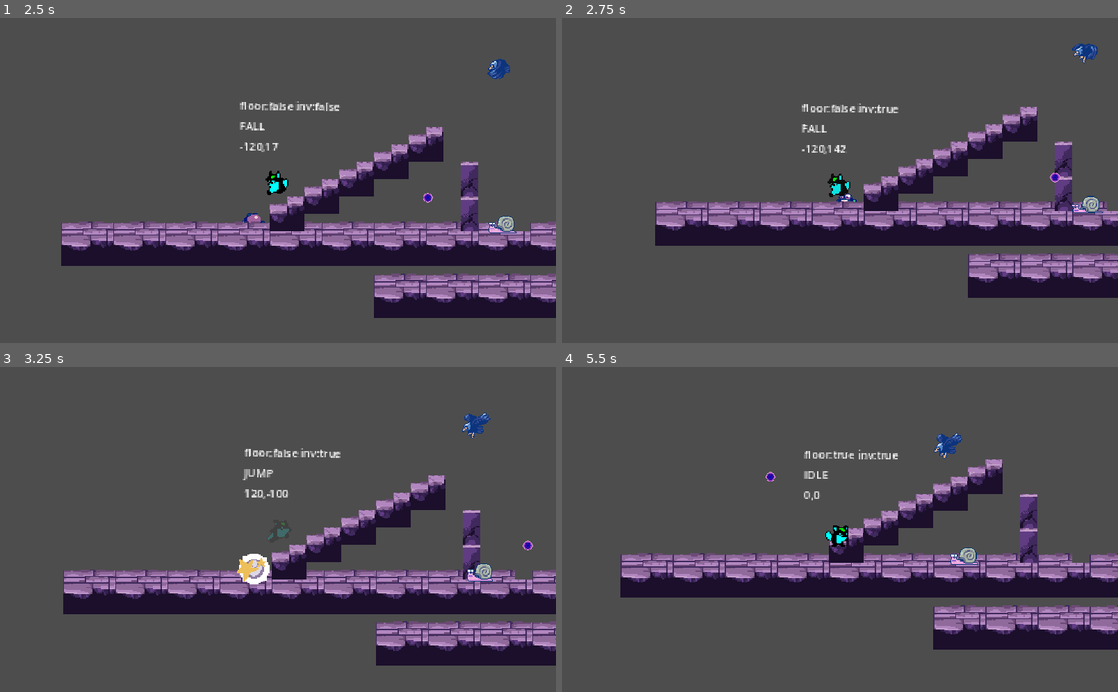
Above: before the commit, frames 1-4 (two rows, left to right).
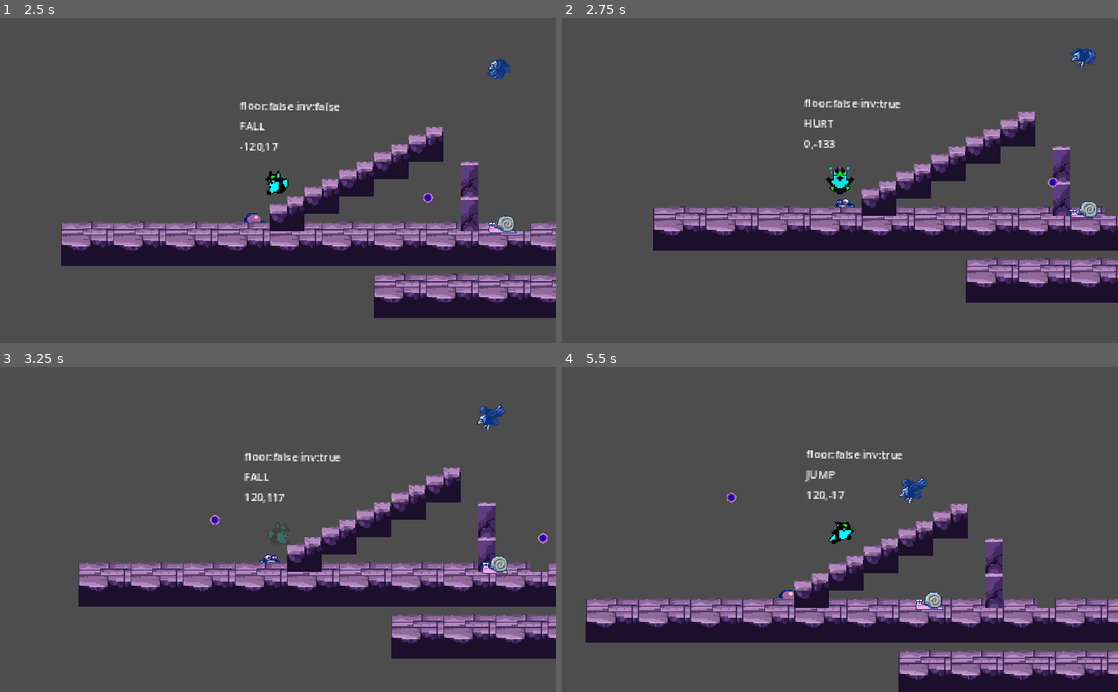
Above: after the commit, the same moments.

Repository: eugencic/PookieGame
Game: Godot game, scene res://level_base/level_base.tscn
The game is run twice, just before and just after one commit, with the same random seed, the same clock (stepped at 60 frames per second) and the same inputs. The project has no main scene, so this scene is started directly.
Inputs (mouse positions are in pixels of both pictures, inside the frame that each line leads up to):
- Up to frame 1 (2.5 s): move the mouse to (400, 164) at 0.52 s; hold D (right) 0.53-2.03 s; tap Space (jump) at 0.6, 0.77, 1.07, 1.52, 1.55, 1.82, 2.1 s; move the mouse to (166, 196) at 1.27 s; click (166, 196) at 1.35 s; move the mouse to (333, 109) at 2.02 s; hold A (left) from 2.03 s (still down)
- Up to frame 2 (2.75 s): keep holding A (left)
- Up to frame 3 (3.25 s): move the mouse to (250, 594) at 2.77 s; release A (left) at 2.78 s; hold D (right) from 2.78 s (still down); click (250, 594) at 2.85 s; tap Space (jump) at 3.02, 3.05 s
- Up to frame 4 (5.5 s): tap Space (jump) at 3.32, 3.6, 3.77, 4.07, 4.52, 4.55, 4.82, 5.1 s; move the mouse to (1006, 578) at 3.52 s; move the mouse to (673, 480) at 4.27 s; release D (right) at 4.28 s; hold A (left) 4.28-5.03 s; click (673, 480) at 4.35 s; move the mouse to (867, 529) at 5.02 s; hold D (right) from 5.03 s (still down)

Frame 1 is identical in both runs. In frame 2, 14% of the frame differs, in the area x 16-100%, y 7-88%; in frame 3, 18%; in frame 4, 34%, in the area x 4-100%, y 20-100%.

Commit message:
add player hurt state

Diff:
--- a/player/player.gd
+++ b/player/player.gd
@@ -9,12 +9,13 @@
 @onready var shooter = $Shooter
 @onready var animation_player_invincible = $AnimationPlayerInvincible
 @onready var invincible_timer = $InvincibleTimer
+@onready var hurt_timer = $HurtTimer
 
 const GRAVITY: float = 500.0
 const RUN_SPEED: float = 120.0
 const MAX_FALL: float = 400.0
-const HURT_TIME: float = 0.3
 const JUMP_VELOCITY: float = -200.0
+const HURT_JUMP_VELOCITY: Vector2 = Vector2(0, -150.0)
 
 enum PLAYER_STATE { IDLE, RUN, JUMP, FALL, HURT }
 
@@ -47,6 +48,9 @@
 		shooter.shoot(Vector2.RIGHT)
 
 func get_input() -> void:
+	if _state == PLAYER_STATE.HURT:
+		return
+
 	velocity.x = 0
 
 	if Input.is_action_pressed("left") == true:
@@ -63,7 +67,6 @@
 	velocity.y = clampf(velocity.y, JUMP_VELOCITY, MAX_FALL)
 
 func calculate_states() -> void:
-
 	if _state == PLAYER_STATE.HURT:
 		return
 
@@ -98,6 +101,12 @@
 		PLAYER_STATE.FALL:
 			animation_player.play("fall")
 
+func apply_hurt_jump() -> void:
+	set_state(PLAYER_STATE.HURT)
+	animation_player.play("hurt")
+	velocity = HURT_JUMP_VELOCITY
+	hurt_timer.start()
+
 func go_invincible() -> void:
 	_invincible = true
 	animation_player_invincible.play("invincible")
@@ -107,6 +116,7 @@
 	if _invincible == true:
 		return
 	go_invincible()
+	apply_hurt_jump()
 	SoundManager.play_clip(sound_player, SoundManager.SOUND_DAMAGE)
 
 func _on_hit_box_area_entered(area):
@@ -115,3 +125,6 @@
 func _on_invincible_timer_timeout():
 	_invincible = false
 	animation_player_invincible.stop()
+
+func _on_hurt_timer_timeout():
+	set_state(PLAYER_STATE.IDLE)
--- a/player/player.tscn
+++ b/player/player.tscn
@@ -209,5 +209,10 @@
 wait_time = 3.0
 one_shot = true
 
+[node name="HurtTimer" type="Timer" parent="."]
+wait_time = 0.4
+one_shot = true
+
 [connection signal="area_entered" from="HitBox" to="." method="_on_hit_box_area_entered"]
 [connection signal="timeout" from="InvincibleTimer" to="." method="_on_invincible_timer_timeout"]
+[connection signal="timeout" from="HurtTimer" to="." method="_on_hurt_timer_timeout"]
